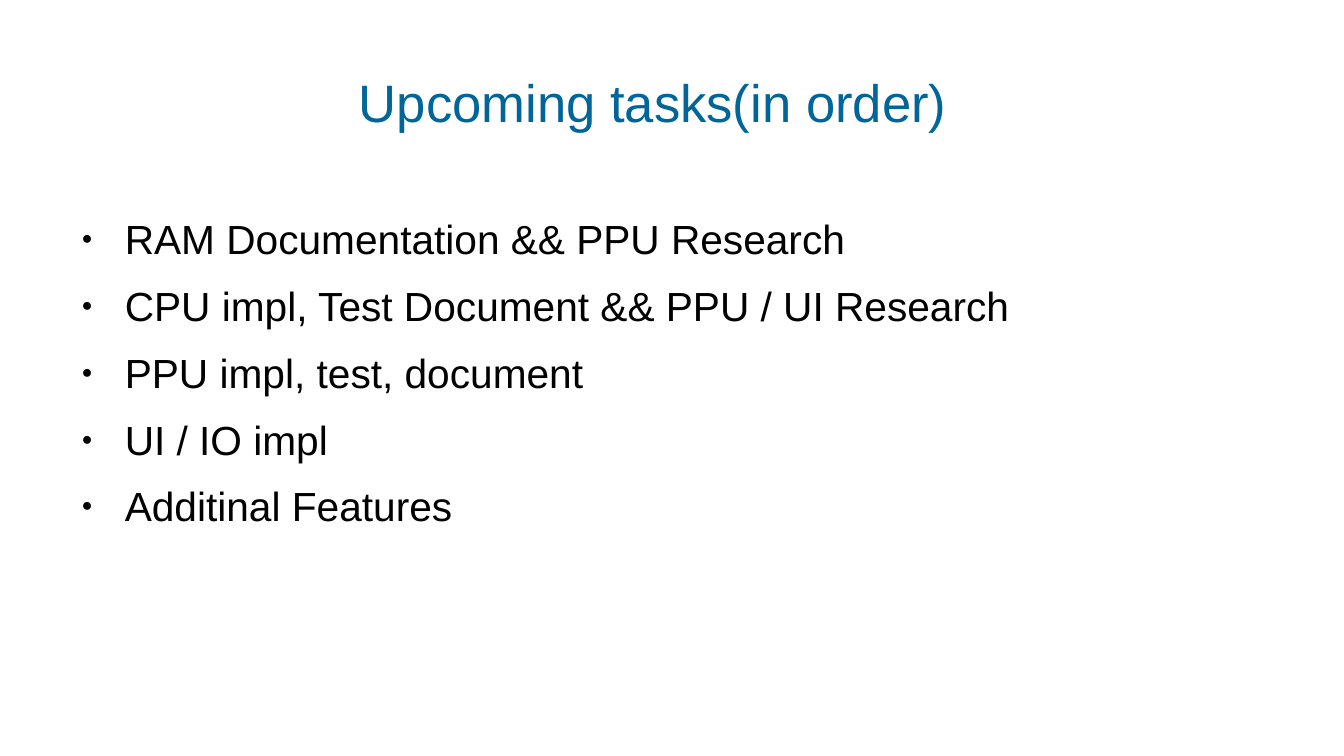
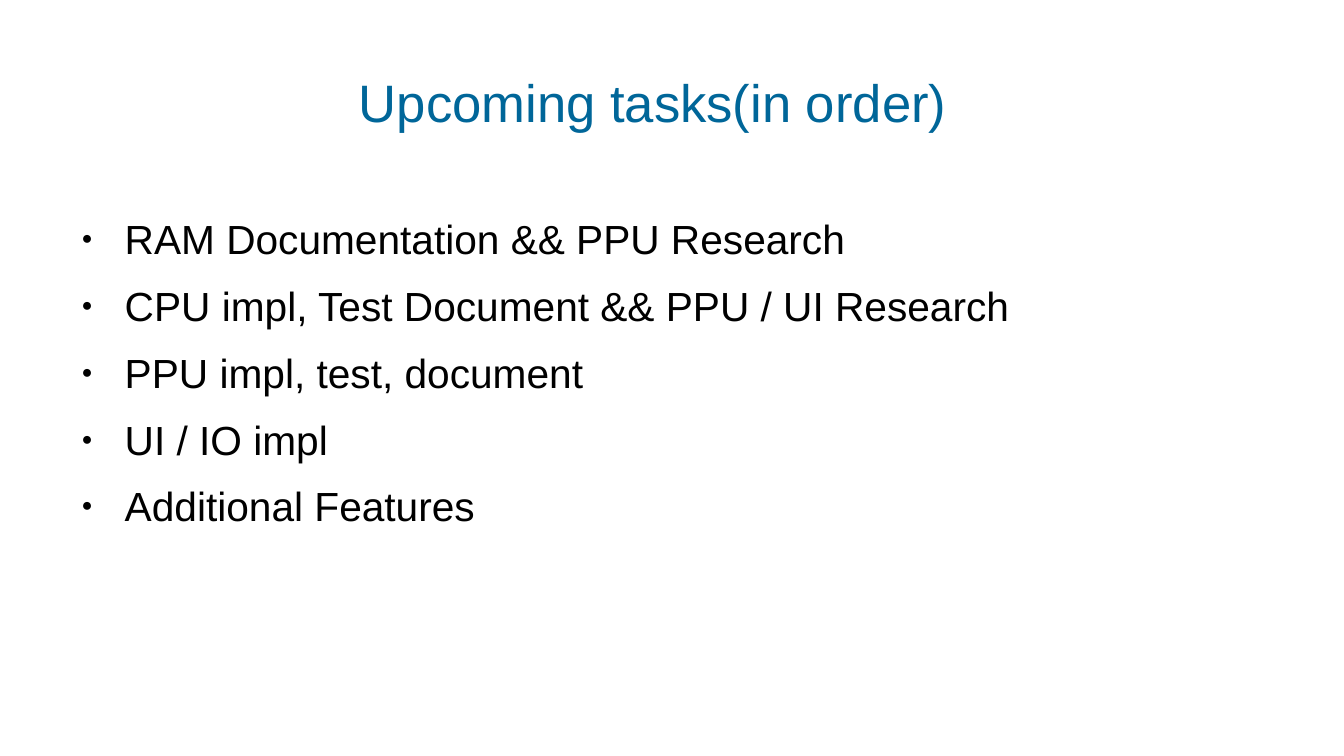
Before and after one commit to Tekercs/nes_emulator, a slide deck: slide 6 of doc/CS408-progress-presentation.pptx. Drawn at 1344x756 pixels with LibreOffice and Linux fonts; fonts in the diff are those of the drawing; background and template pictures are left out. Boxes give left, top, right and bottom in pixels: in the first picture for what was removed or moved away, otherwise in the second. Text is boxed around its words. In the diff, an @@ line names an element or a change of style, - is before the commit and + after.

Commit message:
typos fixde

```diff
--- a/doc/CS408-progress-presentation.pptx
+++ b/doc/CS408-progress-presentation.pptx
@@ text at [125, 491, 474, 522]: text changed @@
-● Additinal Features
+● Additional Features
```
Also in this commit, not shown: 5 other slides changed.
